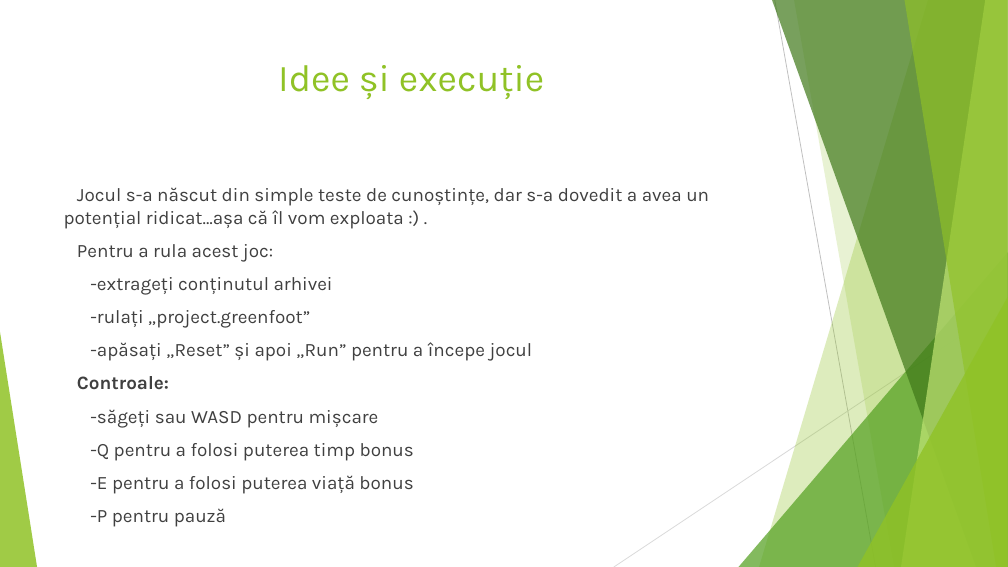
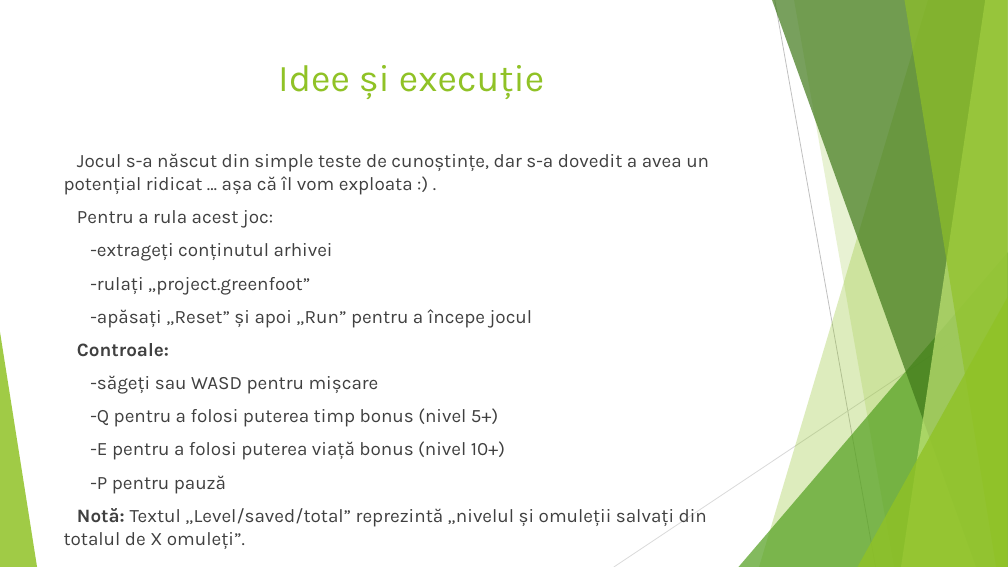
Before and after one commit to minealex2244/Fasty, a slide deck: slide 4 of Fasty.pptx. Drawn at 1008x567 pixels with LibreOffice and Linux fonts; fonts in the diff are those of the drawing. Boxes give left, top, right and bottom in pixels: in the first picture for what was removed or moved away, otherwise in the second. Text is boxed around its words. In the diff, an @@ line names an element or a change of style, - is before the commit and + after.

```diff
--- a/Fasty.pptx
+++ b/Fasty.pptx
@@ text "Jocul s-a născut din simple ...": place and size @@
-text "Jocul s-a născut din simple ..." at (64, 187, 709, 527)
+text "Jocul s-a născut din simple ..." at (64, 153, 709, 549)
@@ text at (64, 153, 709, 195): spaces changed @@
-Jocul s-a născut din simple teste de cunoștințe, dar s-a dovedit a avea un potențial ridicat…așa că îl vom exploata :) .
+Jocul s-a născut din simple teste de cunoștințe, dar s-a dovedit a avea un potențial ridicat … așa că îl vom exploata :) .
@@ text at (90, 408, 505, 460): text changed @@
--Q pentru a folosi puterea timp bonus
--E pentru a folosi puterea viață bonus
+-Q pentru a folosi puterea timp bonus (nivel 5+)
+-E pentru a folosi puterea viață bonus (nivel 10+)
@@ text at (64, 508, 707, 549): paragraph added @@
+Notă: Textul „Level/saved/total” reprezintă „nivelul și omuleții salvați din totalul de X omuleți”.
```
Also in this commit, not shown: 4 other slides changed, 8 other files.
